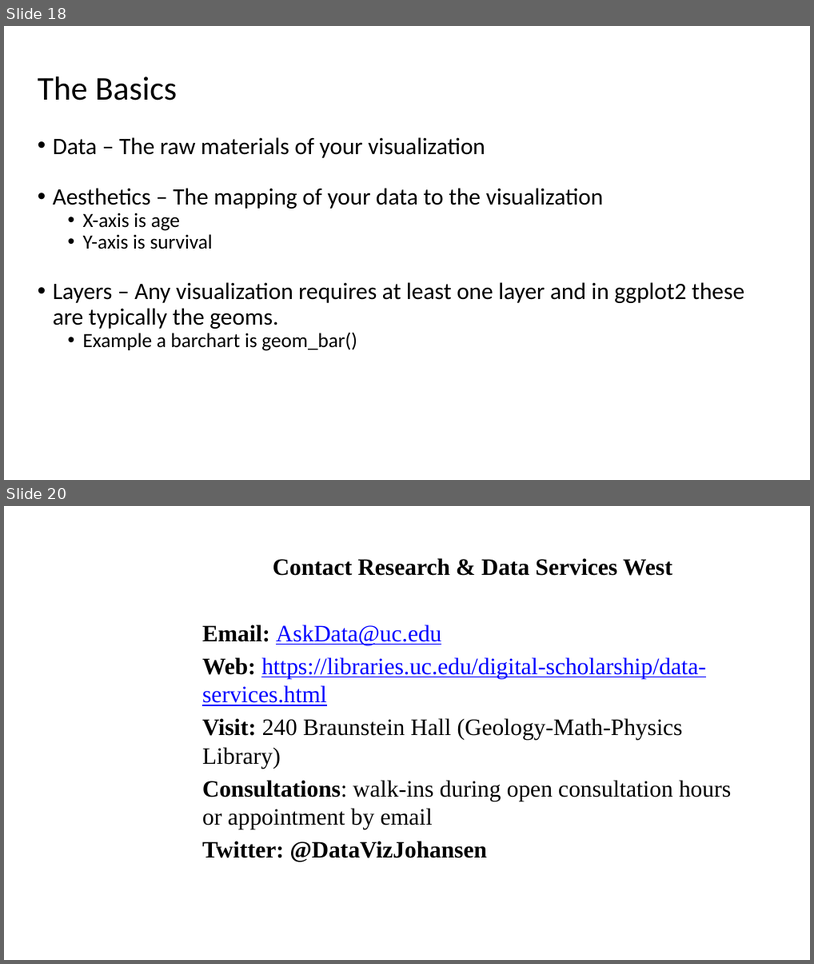
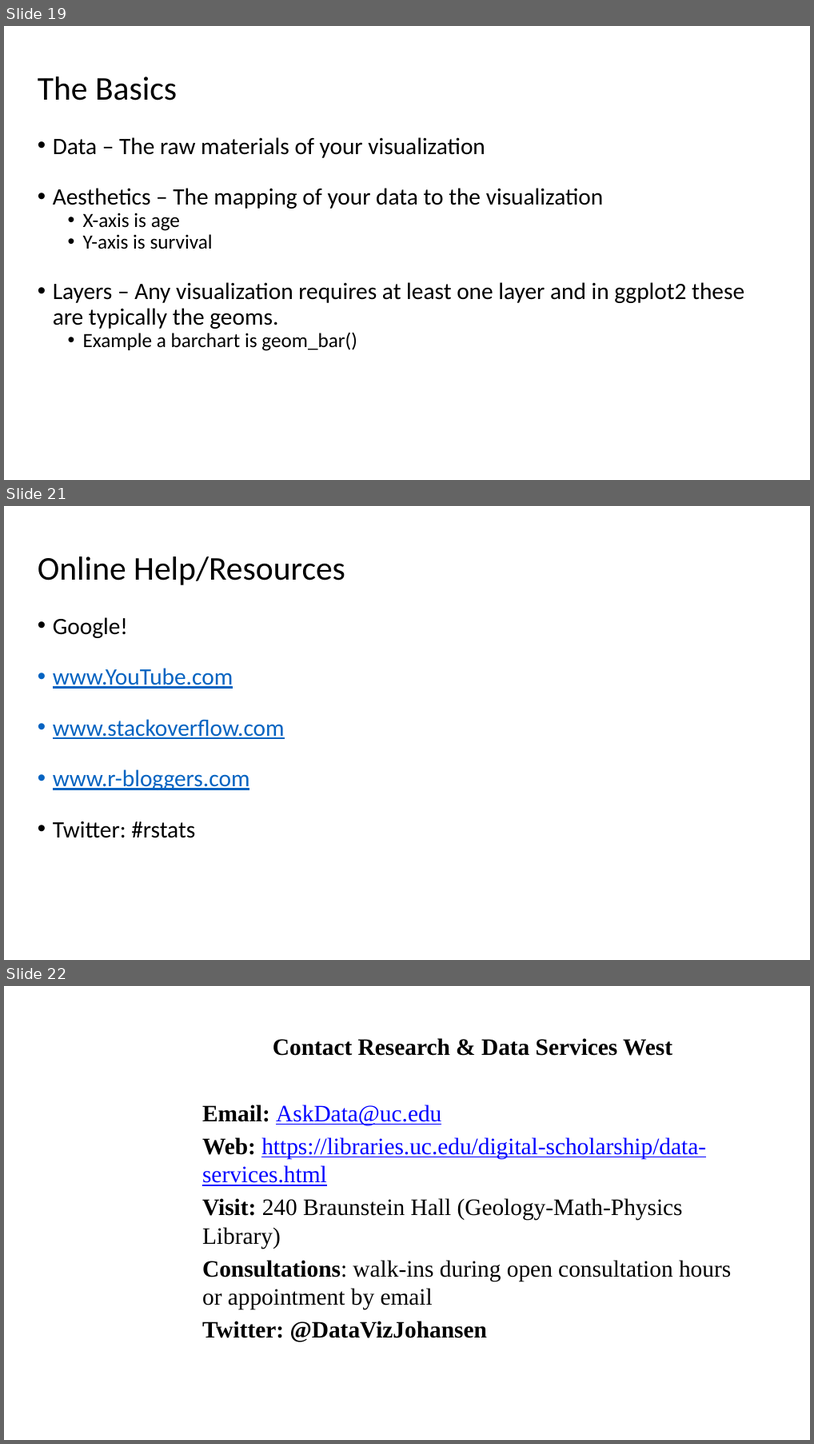
Before and after one commit to RAJohansen/UCL_Workshops, a slide deck: Intro_to_R/Introduction to R.pptx. Shown one above the other, each under a label of ours: slides 18 and 20 before the commit, slides 19, 21 and 22 after it; the slides between them are not shown. The pictures are 814x964 and 814x1444 pixels, drawn with LibreOffice and Linux fonts; fonts in the diff are those of the drawing; background and template pictures are left out. Boxes give left, top, right and bottom in pixels: in the first picture for what was removed or moved away, otherwise in the second. Text is boxed around its words. In the diff, an @@ line names an element or a change of style, - is before the commit and + after.

```diff
--- a/Intro_to_R/Introduction to R.pptx
+++ b/Intro_to_R/Introduction to R.pptx
@@ slide 21 added at <box>4,506,810,960</box>, background #FFFFFF @@
@@ title added at <box>38,556,346,585</box>, 39.6 pt, text #000000 @@
+Online Help/Resources
@@ text added at <box>53,617,285,838</box>, 28 pt, text #0563C1, underline @@
+• Google!
+• www.YouTube.com
+• www.stackoverflow.com
+• www.r-bloggers.com
+• Twitter: #rstats
@@ what was slide 18 is now slide 19 @@
@@ what was slide 20 is now slide 22 @@
```
Also in this commit, not shown: 9 slides changed, 1 other slide added.
